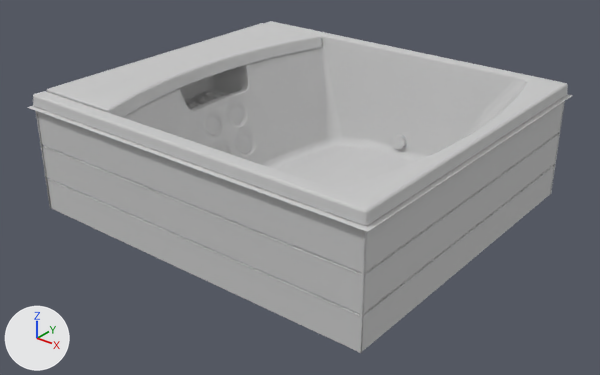
One commit to the FBX model Assets/fbx/Teuco.FBX: the scene before it, then after it.
Before and after are seen from a 50 mm camera at (6.88, -8.67, 4.8) aimed at (0.12, -0.22, -0.44). Arrows for +X, +Y and +Z are at lower left; the lights stay in place. Where no turn or scale is listed for an object, it has been applied to the vertices. Vertices at the same position are counted once.

The scene before the commit, as lines of its bpy script (objects in view):
```python
me_mesh = bpy.data.meshes.new('Mesh')
me_mesh.from_pydata(...)  # 18934 vertices, 28486 faces; spans x -2.84..2.84, y -2.59..2.59, z -0.89..0.89
me_mesh.materials.append(mat_teuco)  # light grey #cacaca
ob_coque = bpy.data.objects.new('Coque', me_mesh)
ob_coque.location = (0.01, 0.02, 0.09)
```
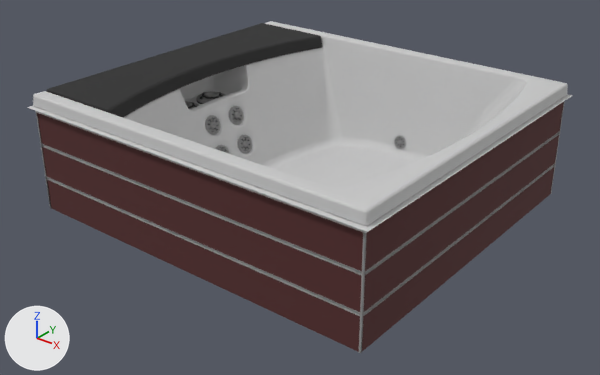
What differs and where, as boxes [x1, y1, x2, y2] in the pictures (600 x 375 px; the box of a moved part takes in the faces that stretch with it):
```json
{"part": 1, "of": "me_mesh", "change": "rebuilt", "before": [392, 135, 407, 150], "after": [394, 135, 406, 149], "on screen": "19% narrower, 6% shorter"}
{"part": 2, "of": "me_mesh", "change": "moved or reshaped", "before": [33, 23, 568, 331], "after": [34, 35, 568, 336]}
{"part": 3, "of": "me_mesh", "change": "recoloured", "before": [36, 91, 564, 353], "after": [36, 91, 564, 353]}
{"part": 4, "of": "me_mesh", "change": "recoloured", "before": [42, 133, 559, 352], "after": [42, 133, 559, 352], "on screen": "grey to brown"}
{"part": 5, "of": "me_mesh", "change": "recoloured", "before": [106, 26, 320, 117], "after": [106, 26, 320, 117], "on screen": "grey to black"}
```

Edits to the scene script, one JSON object a line:
```json
{"op": "add", "block": "mat_cahoutchou", "code": ["mat_cahoutchou = principled_material('Cahoutchou')", "mat_cahoutchou.base_color = (0.00784, 0.00784, 0.00784)  # black #161616", "mat_cahoutchou.roughness = 0.859"]}
{"op": "add", "block": "mat_cuir", "code": ["mat_cuir = principled_material('Cuir')", "mat_cuir.base_color = (0.0196, 0.0196, 0.0196)  # black #262626", "mat_cuir.roughness = 0.859"]}
{"op": "add", "block": "mat_chrome", "code": ["mat_chrome = principled_material('Chrome')", "mat_chrome.base_color = (0.31, 0.31, 0.31)  # grey #979797", "mat_chrome.roughness = 0.859"]}
{"op": "add", "block": "mat_bois", "code": ["mat_bois = principled_material('Bois')", "mat_bois.base_color = (0.0902, 0.0235, 0.0235)  # brown #552a2a", "mat_bois.roughness = 0.859"]}
{"block": "me_mesh", "where": "# used by ob_coque; location = (0.01, 0.02, 0.09)"}
{"op": "remove", "block": "me_mesh", "code": "me_mesh.from_pydata(...)  # 18934 vertices, 28486 faces; spans x -2.84..2.84, y -2.59..2.59, z -0.89..0.89"}
{"op": "add", "block": "me_mesh", "code": "me_mesh.from_pydata(...)  # 14717 vertices, 22903 faces; spans x -2.84..2.84, y -2.59..2.59, z -0.88..0.89"}
{"block": "me_mesh", "change": "me_mesh part 1: the loose piece of 26 vertices spanning x 0.21..0.45, y 2.0..2.13, z -0.64..-0.38 is rebuilt with 97 vertices and now spans x 0.22..0.45, y 2.03..2.12, z -0.63..-0.4"}
{"block": "me_mesh", "change": "me_mesh part 2: 266 vertices moved within x -2.79..2.79, y -2.52..2.52, z -0.87..0.89; 10118 vertices removed from x -2.8..2.79, y -2.54..2.54, z -0.89..0.89; 5909 vertices added at x -2.78..2.58, y -2.51..2.32, z -0.74..0.89"}
{"block": "me_mesh", "change": "me_mesh part 3: 3792 faces spanning x -2.77..2.77, y -2.52..2.52, z -0.87..0.63 switch from mat_teuco (light grey #cacaca) to mat_chrome (grey #979797)"}
{"block": "me_mesh", "change": "me_mesh part 4: 16 faces spanning x -2.76..2.76, y -2.51..2.51, z -0.87..0.11 switch from mat_teuco (light grey #cacaca) to mat_bois (brown #552a2a)"}
{"block": "me_mesh", "change": "me_mesh part 5: 171 faces spanning x -2.8..-1.41, y -2.29..2.29, z 0.7..0.89 switch from mat_teuco (light grey #cacaca) to mat_cuir (black #262626)"}
{"op": "add", "block": "me_mesh", "code": "me_mesh.materials.append(mat_cahoutchou)  # black #161616"}
```
